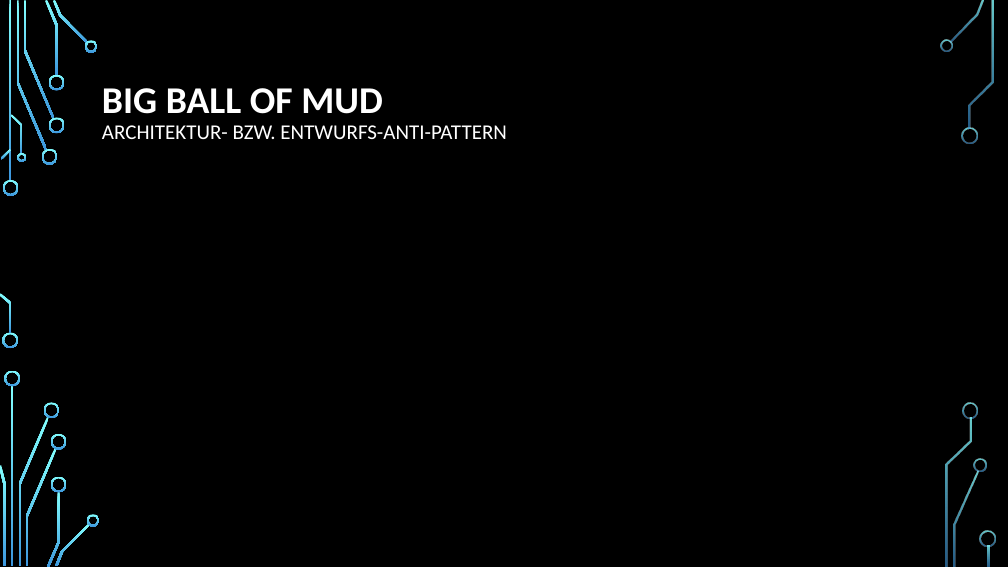
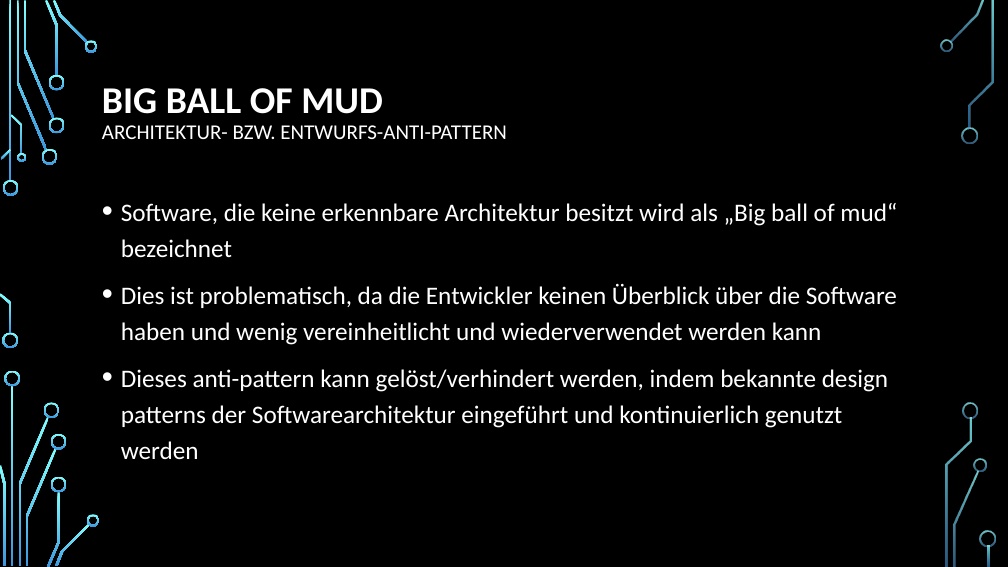
Before and after one commit to joshuaschu/E-Portfolio_Anti-Patterns, a slide deck: slide 5 of Anti-Patterns.pptx. Drawn at 1008x567 pixels with LibreOffice and Linux fonts; fonts in the diff are those of the drawing; background and template pictures are left out. Boxes give left, top, right and bottom in pixels: in the first picture for what was removed or moved away, otherwise in the second. Text is boxed around its words. In the diff, an @@ line names an element or a change of style, - is before the commit and + after.

```diff
--- a/Anti-Patterns.pptx
+++ b/Anti-Patterns.pptx
@@ text added at box(121, 203, 897, 459), 24 pt, text #FFFFFF @@
+• Software, die keine erkennbare Architektur besitzt wird als „Big ball of mud“ bezeichnet
+• Dies ist problematisch, da die Entwickler keinen Überblick über die Software haben und wenig vereinheitlicht und wiederverwendet werden kann
+• Dieses anti-pattern kann gelöst/verhindert werden, indem bekannte design patterns der Softwarearchitektur eingeführt und kontinuierlich genutzt werden
```
Also in this commit, not shown: 6 other slides changed, 1 slide added.
